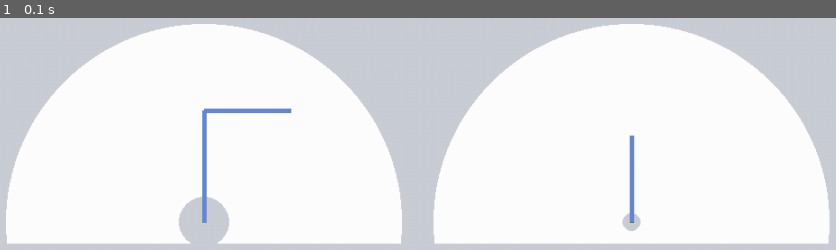
Above: before the commit, frame 1.
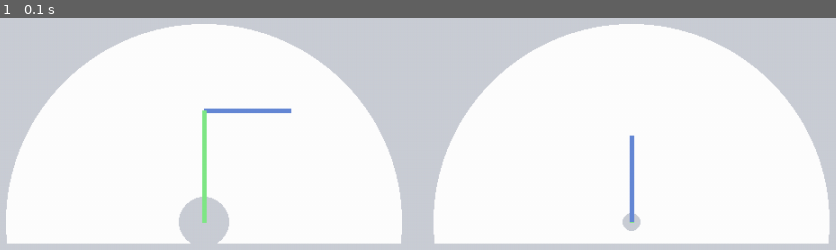
Above: after the commit, the same moment.

Repository: abackes19/ink
Game: pygame game, started from pygame-ik4.py
Same seed, same stepped clock (60 frames per second), same inputs: the game is played once before the commit and once after it.
Inputs:
- Up to frame 1 (0.1 s): no input

The runs differ from the first frame. In frame 1, 0.3% of the frame differs, in the area x 24-76%, y 39-89%.

Commit message:
making joints more clear

Diff:
--- a/pygame-ik4.py
+++ b/pygame-ik4.py
@@ -3,7 +3,7 @@
 
 # able to change z coordinate, and see change on topview.
 # z is a plane, w is a dummy plane
-# Next is elbow joint
+# elbow is working
 
 
 import pygame, math, fractions, time
@@ -13,7 +13,7 @@
 
 
 white = (255,255,255); black = (0,0,0)
-red = (255,0,0); green = (39, 147, 52)
+red = (255,0,0); green = (127, 232, 134)
 blue = (102, 136, 214); pink = (232, 13, 119)
 grey = (203, 206, 214)
 
@@ -137,7 +137,9 @@
 
 
         # draw line
-        pygame.draw.lines(screen, blue, False, [[originx,originy], [xe, ye], [xo, yo]], 5) # sideview
+#        pygame.draw.lines(screen, blue, False, [[originx,originy], [xe, ye], [xo, yo]], 5) # sideview
+        pygame.draw.line(screen, blue, (xe, ye), [(xo), (yo)], 5)
+        pygame.draw.line(screen, green, (originx, originy), (xe, ye), 5)
 
         pygame.draw.line(screen, blue, (toriginz, toriginw), [(zo), (toriginw - w)], 5)
         pygame.draw.line(screen, green, (toriginz, toriginw), (ze, toriginw - we), 5)
